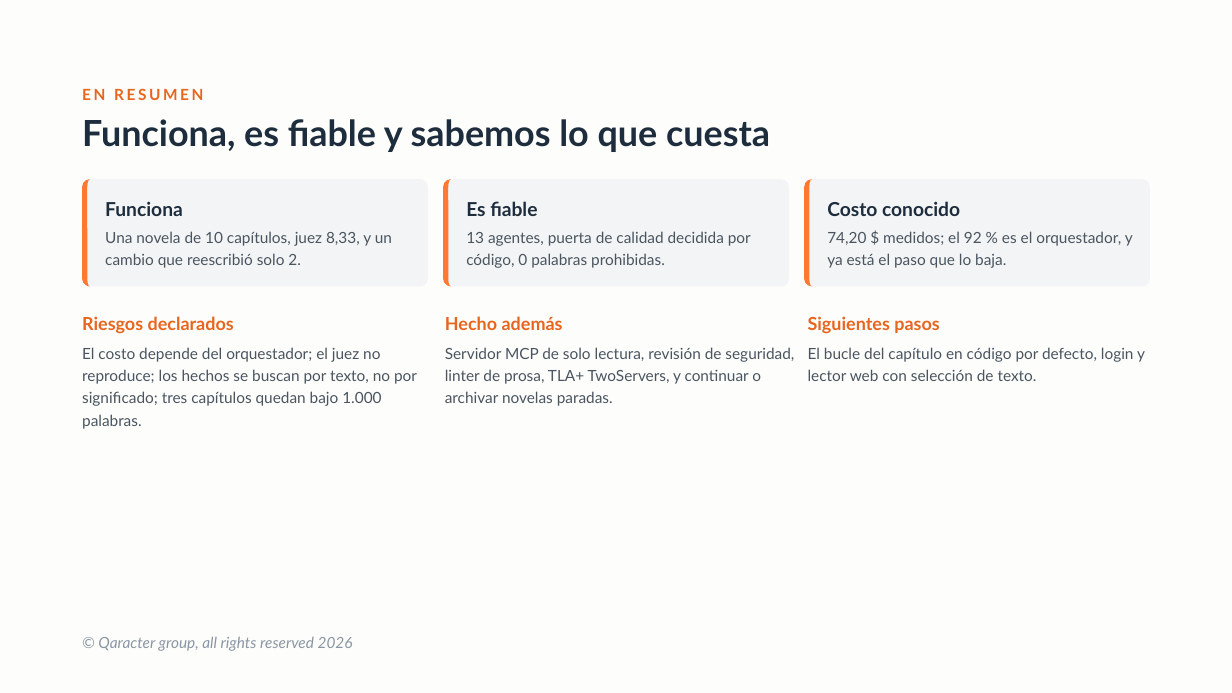
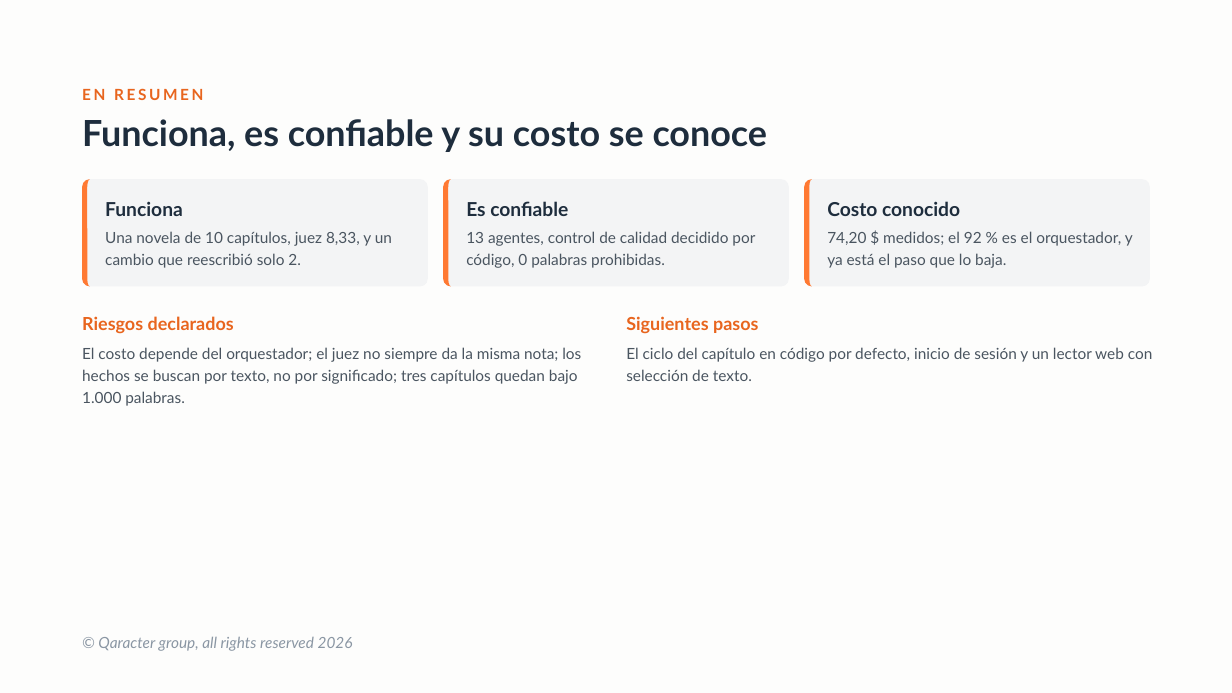
Before and after one commit to davidcalham12/My-story, a slide deck: slide 18 of presentacion/storymaker-deck.pptx (slide 17 before the commit). Drawn at 1232x693 pixels with LibreOffice and Linux fonts; fonts in the diff are those of the drawing. Boxes give left, top, right and bottom in pixels: in the first picture for what was removed or moved away, otherwise in the second. Text is boxed around its words. In the diff, an @@ line names an element or a change of style, - is before the commit and + after.

```diff
--- a/presentacion/storymaker-deck.pptx
+++ b/presentacion/storymaker-deck.pptx
@@ text at (82, 119, 768, 152): text changed @@
-Funciona, es fiable y sabemos lo que cuesta
+Funciona, es confiable y su costo se conoce
@@ text at (466, 201, 568, 216): text changed @@
-Es fiable
+Es confiable
@@ text at (466, 231, 755, 268): text changed @@
-13 agentes, puerta de calidad decidida por código, 0 palabras prohibidas.
+13 agentes, control de calidad decidido por código, 0 palabras prohibidas.
@@ text removed at (445, 316, 563, 330) @@
-Hecho además
@@ text "Siguientes pasos": place and size @@
-text "Siguientes pasos" at (808, 316, 939, 334)
+text "Siguientes pasos" at (626, 316, 758, 334)
@@ text at (82, 347, 581, 406): text changed @@
-El costo depende del orquestador; el juez no reproduce; los hechos se buscan por texto, no por significado; tres capítulos quedan bajo 1.000 palabras.
+El costo depende del orquestador; el juez no siempre da la misma nota; los hechos se buscan por texto, no por significado; tres capítulos quedan bajo 1.000 palabras.
@@ text removed at (445, 347, 794, 406) @@
-Servidor MCP de solo lectura, revisión de seguridad, linter de prosa, TLA+ TwoServers, y continuar o archivar novelas paradas.
@@ text at (626, 347, 1153, 381): text changed @@
-El bucle del capítulo en código por defecto, login y lector web con selección de texto.
+El ciclo del capítulo en código por defecto, inicio de sesión y un lector web con selección de texto.
```
Also in this commit, not shown: 9 other slides changed, 1 slide added, 1 other file.
